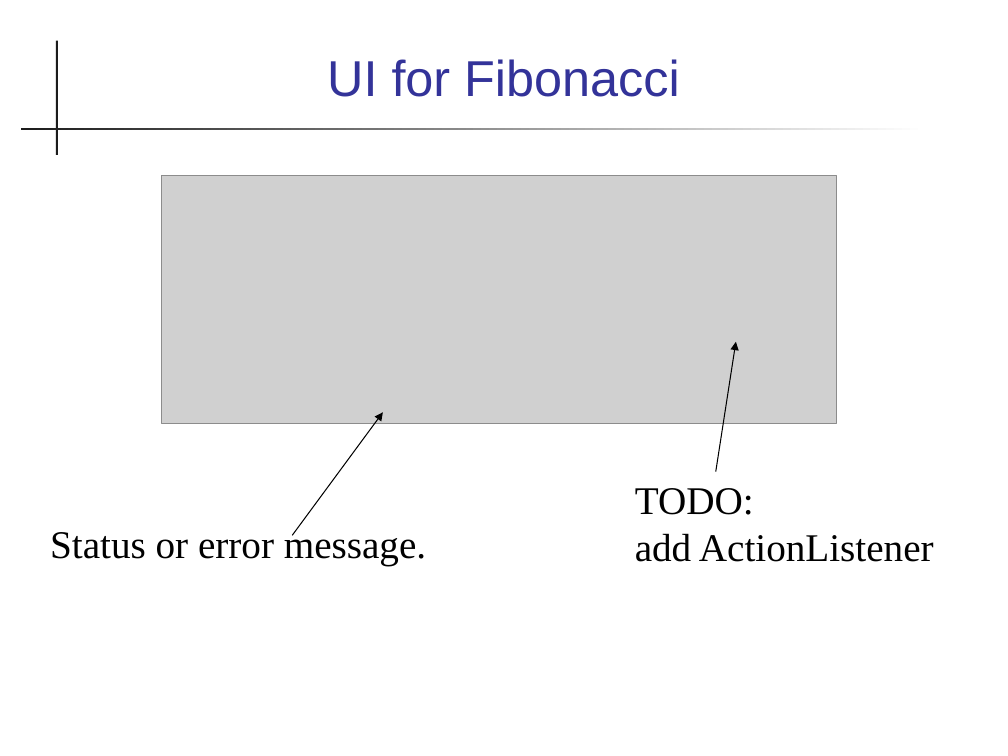
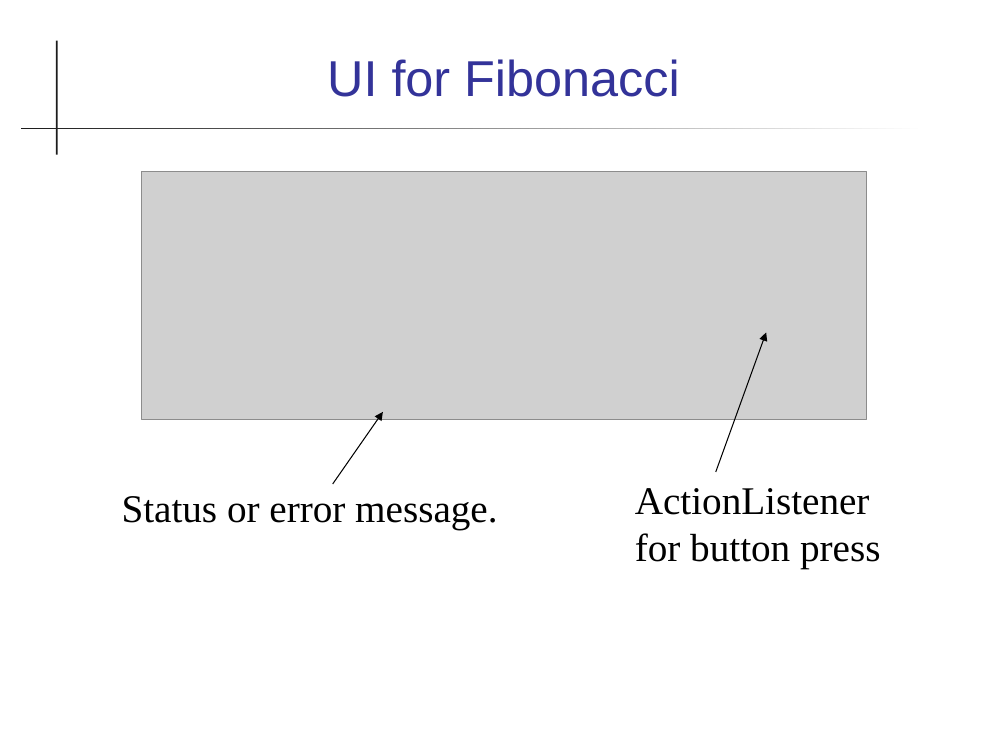
Before and after one commit to skeoop/skeoop.github.io, a slide deck: slide 10 of week10/Threads-in-Swing.ppt. Drawn at 1008x756 pixels with LibreOffice and Linux fonts; fonts in the diff are those of the drawing; grey boxes stand for pictures. Boxes give left, top, right and bottom in pixels: in the first picture for what was removed or moved away, otherwise in the second. Text is boxed around its words. In the diff, an @@ line names an element or a change of style, - is before the commit and + after.

```diff
--- a/week10/Threads-in-Swing.ppt
+++ b/week10/Threads-in-Swing.ppt
@@ picture: place and size @@
-picture at (161, 175, 837, 423)
+picture at (141, 171, 867, 419)
@@ arrow moved from (716, 472) - (736, 342) to (716, 472) - (766, 333) @@
@@ arrow moved from (292, 535) - (383, 412) to (333, 484) - (383, 412) @@
@@ text "Status or error message." rewrapped from (50, 527, 426, 565) to (122, 496, 497, 530) @@
@@ text at (635, 488, 880, 569): text changed @@
-TODO:
-add ActionListener
+ActionListener
+for button press
```
Also in this commit, not shown: 9 other slides changed, 3 slides added, 17 other files.
